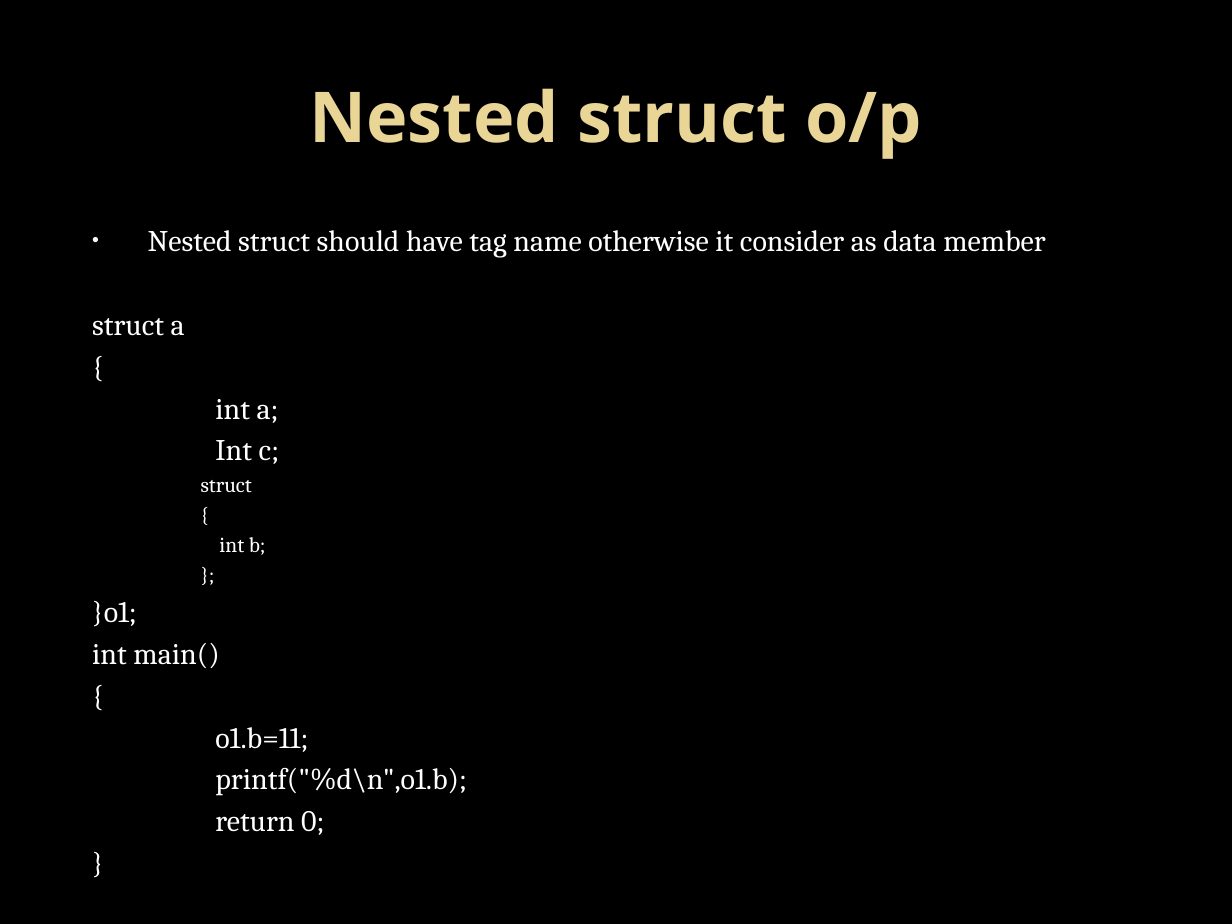
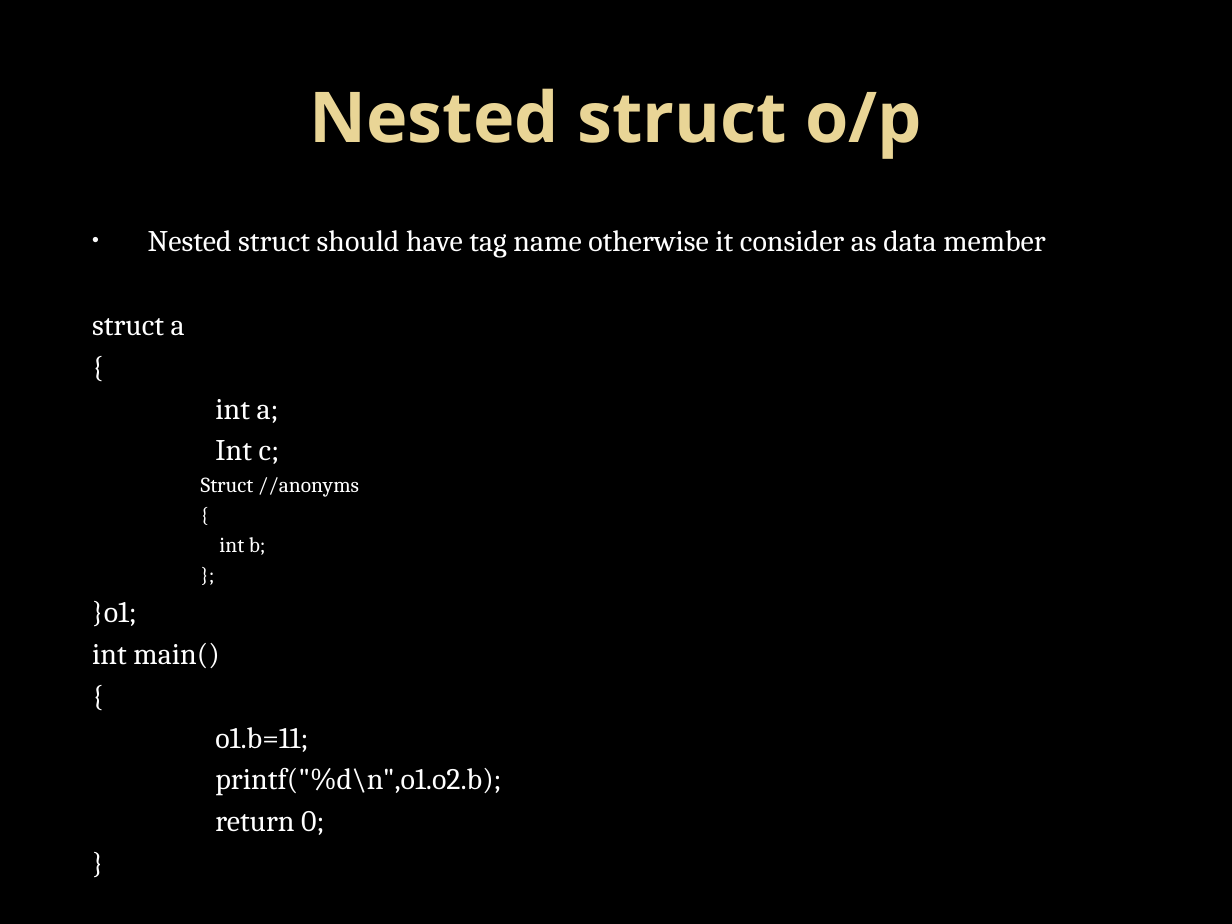
Before and after one commit to Mahesh-7/C_Programs, a slide deck: slide 22 of PPT/structure.pptx. Drawn at 1232x924 pixels with LibreOffice and Linux fonts; fonts in the diff are those of the drawing; background and template pictures are left out. Boxes give left, top, right and bottom in pixels: in the first picture for what was removed or moved away, otherwise in the second. Text is boxed around its words. In the diff, an @@ line names an element or a change of style, - is before the commit and + after.

```diff
--- a/PPT/structure.pptx
+++ b/PPT/structure.pptx
@@ text at <box>201,477,359,497</box>: text changed @@
-      struct
+      Struct //anonyms
@@ text at <box>215,767,501,796</box>: text changed @@
-printf("%d\n",o1.b);
+printf("%d\n",o1.o2.b);
```
Also in this commit, not shown: 6 other slides changed.
